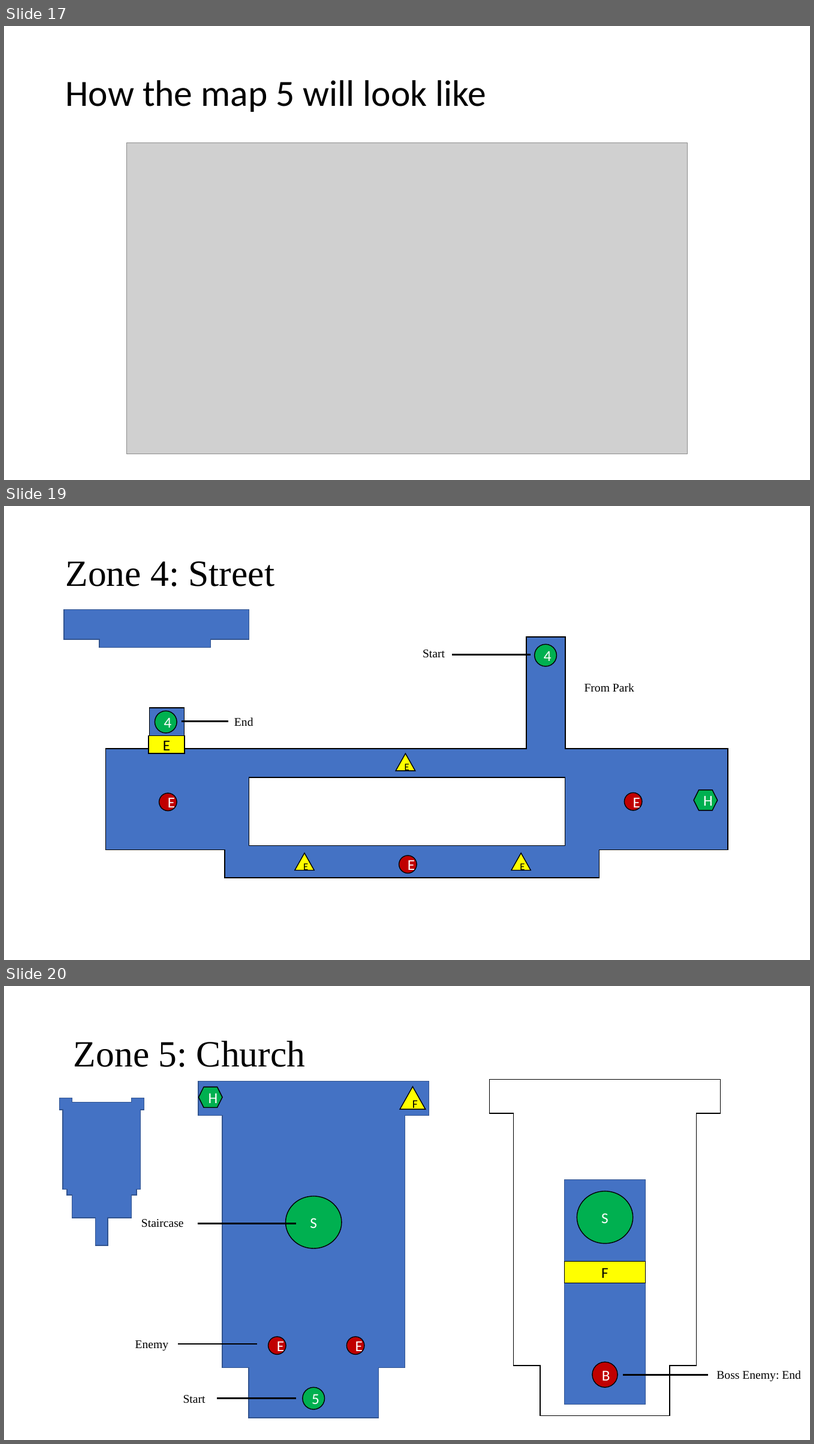
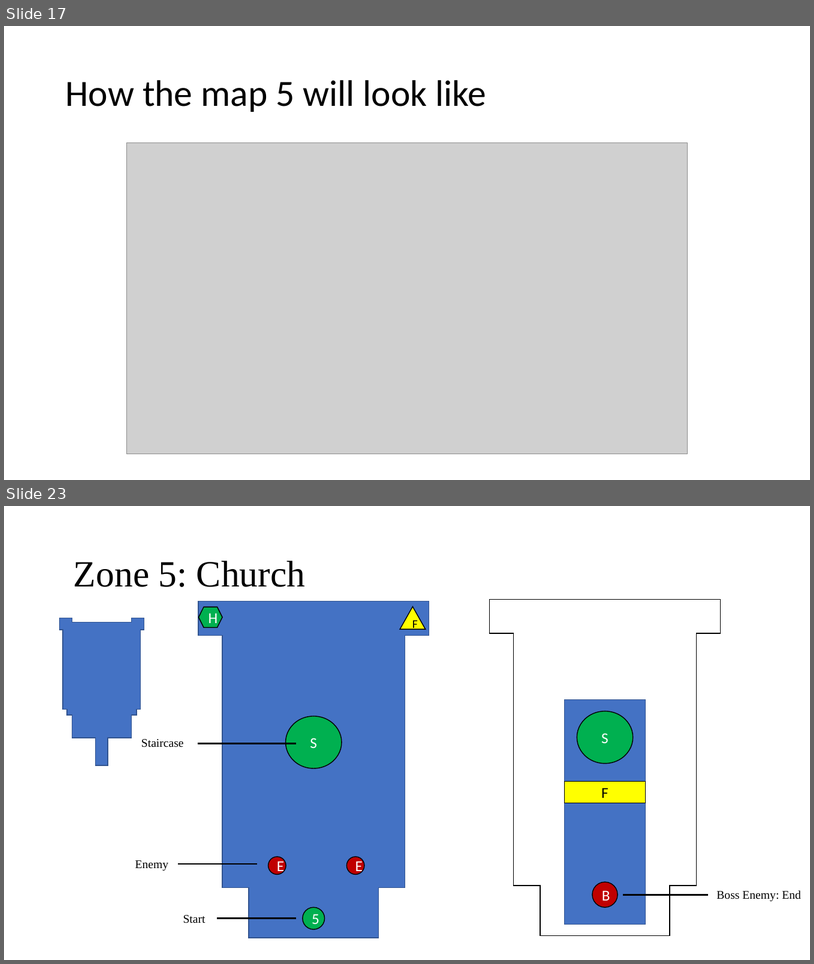
Before and after one commit to PlaceholderGames/2020-yr1-group-6, a slide deck: Graphics/Map/Eldritch Horror Zone Layouts.pptx. Shown one above the other, each under a label of ours: slides 17, 19 and 20 before the commit, slides 17 and 23 after it; the slides between them are not shown. The pictures are 814x1444 and 814x964 pixels, drawn with LibreOffice and Linux fonts; fonts in the diff are those of the drawing; grey boxes stand for pictures. Boxes give left, top, right and bottom in pixels: in the first picture for what was removed or moved away, otherwise in the second. Text is boxed around its words. In the diff, an @@ line names an element or a change of style, - is before the commit and + after.

```diff
--- a/Graphics/Map/Eldritch Horror Zone Layouts.pptx
+++ b/Graphics/Map/Eldritch Horror Zone Layouts.pptx
@@ slide 19 removed at [4,506,810,960], background #FFFFFF @@
@@ title removed at [65,561,275,586] @@
-Zone 4: Street
@@ freeform shape removed at [64,609,249,648] @@
@@ freeform shape removed at [105,637,728,877] @@
@@ text removed at [423,649,445,658] @@
-Start
@@ ellipse removed at [535,644,557,666] @@
-4
@@ line removed from (452, 654) to (531, 654) @@
@@ text removed at [585,683,635,692] @@
-From Park
@@ ellipse removed at [155,711,176,733] @@
-4
@@ line removed from (181, 721) to (228, 721) @@
@@ text removed at [234,717,254,726] @@
-End
@@ rectangle removed at [149,736,185,753] @@
-E
@@ triangle removed at [396,753,416,771] @@
-E
@@ ellipse removed at [159,793,177,810] @@
-E
@@ rectangle removed at [249,777,566,846] @@
@@ ellipse removed at [624,793,642,810] @@
-E
@@ hexagon removed at [694,790,718,810] @@
-H
@@ triangle removed at [295,853,314,870] @@
-E
@@ ellipse removed at [399,855,417,873] @@
-E
@@ triangle removed at [512,853,531,870] @@
-E
@@ what was slide 20 is now slide 23 @@
```
Also in this commit, not shown: 1 slide changed, 4 slides added, 34 other files.
